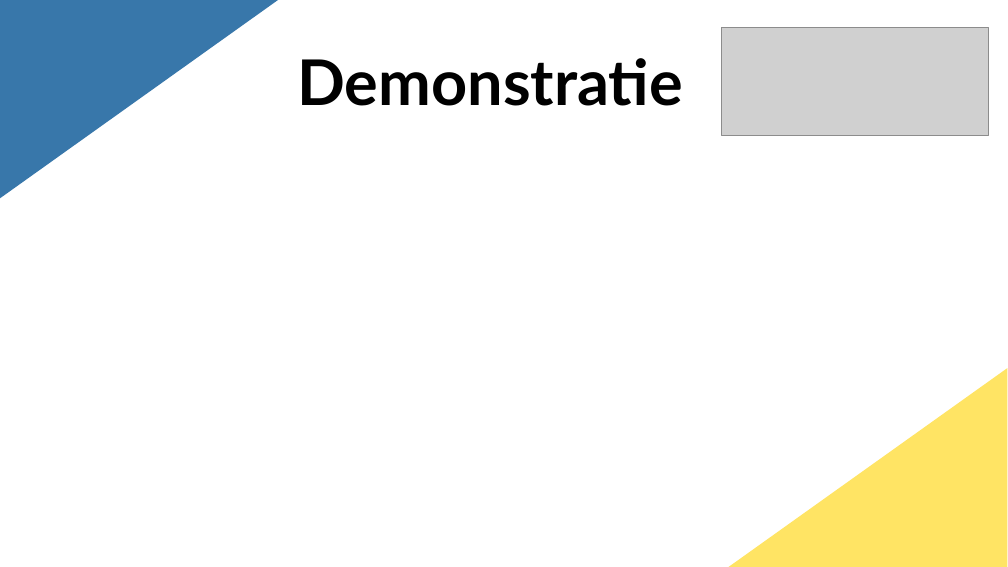
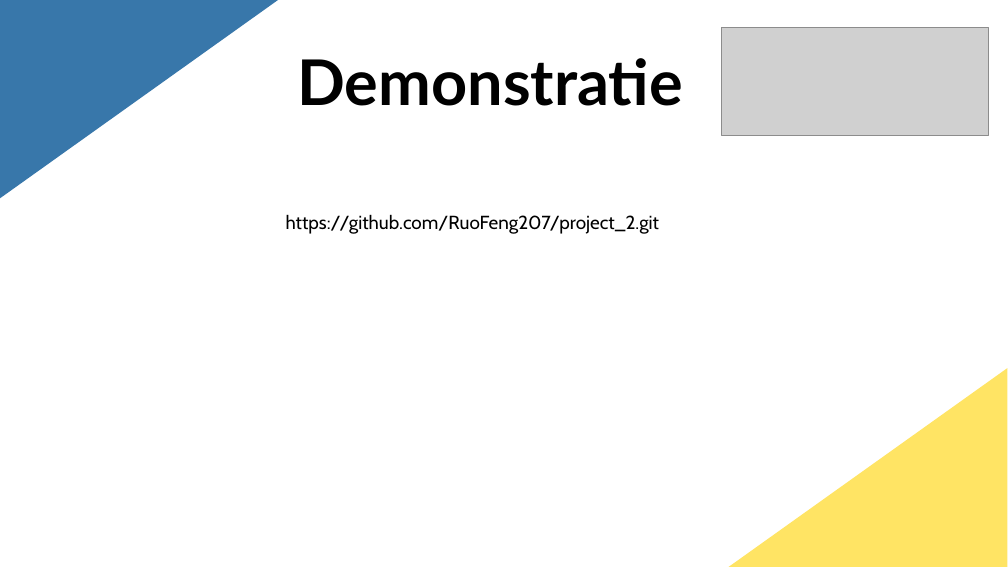
Before and after one commit to RuoFeng207/project_2, a slide deck: slide 6 of How to make money with software.pptx. Drawn at 1008x567 pixels with LibreOffice and Linux fonts; fonts in the diff are those of the drawing; grey boxes stand for pictures. Boxes give left, top, right and bottom in pixels: in the first picture for what was removed or moved away, otherwise in the second. Text is boxed around its words. In the diff, an @@ line names an element or a change of style, - is before the commit and + after.

```diff
--- a/How to make money with software.pptx
+++ b/How to make money with software.pptx
@@ text added at bbox=[286, 214, 659, 234], 18 pt, text #000000 @@
+https://github.com/RuoFeng207/project_2.git
```
Also in this commit, not shown: 4 other slides changed, 1 slide added.
